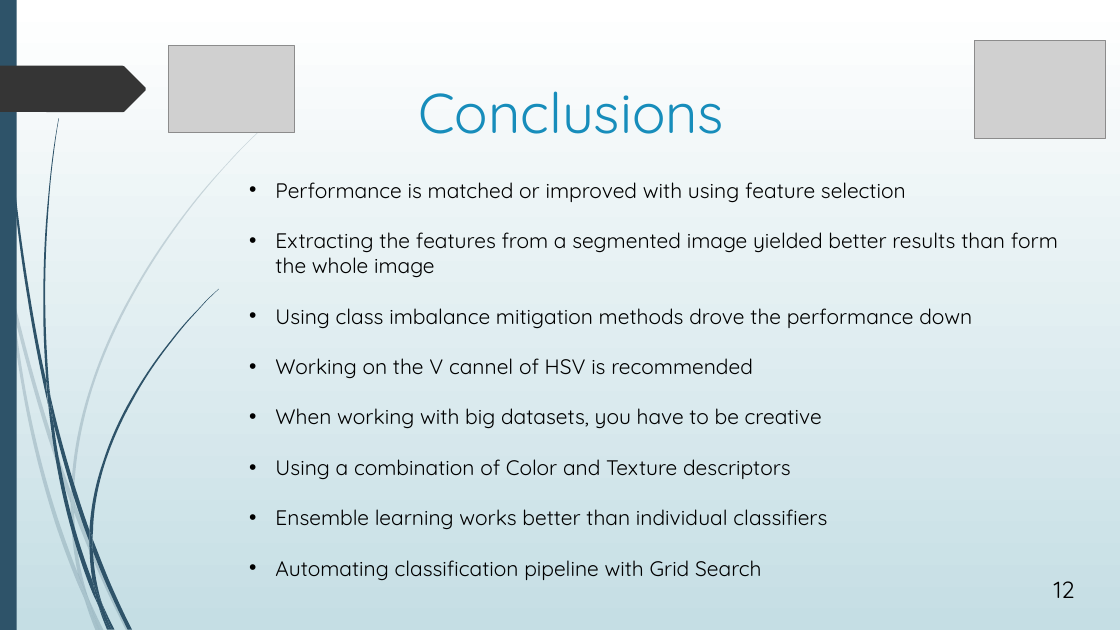
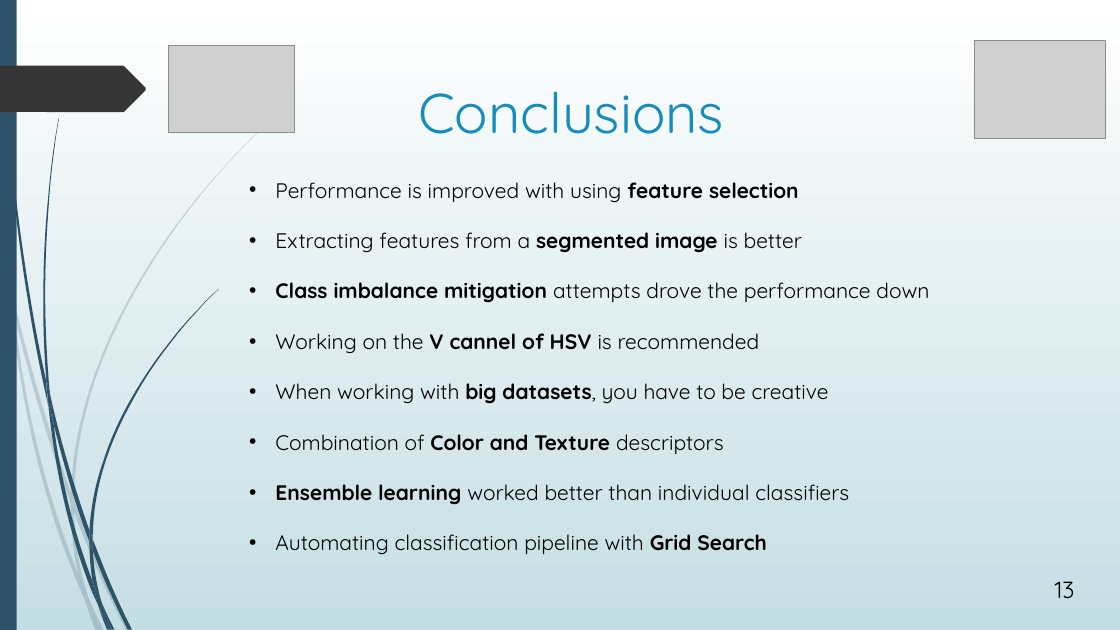
Before and after one commit to avasile96/CAD, a slide deck: slide 13 of Presentation_updated.pptx (slide 12 before the commit). Drawn at 1120x630 pixels with LibreOffice and Linux fonts; fonts in the diff are those of the drawing; grey boxes stand for pictures. Boxes give left, top, right and bottom in pixels: in the first picture for what was removed or moved away, otherwise in the second. Text is boxed around its words. In the diff, an @@ line names an element or a change of style, - is before the commit and + after.

```diff
--- a/Presentation_updated.pptx
+++ b/Presentation_updated.pptx
@@ text at box(275, 182, 929, 303): text changed @@
-• Performance is matched or improved with using feature selection
-• Extracting the features from a segmented image yielded better results than form the whole image
-• Using class imbalance mitigation methods drove the performance down
+• Performance is improved with using feature selection
+• Extracting features from a segmented image is better
+• Class imbalance mitigation attempts drove the performance down
@@ text at box(275, 333, 829, 554): bold on in "V cannel of HSV", "big datasets,", "Grid Search" @@
@@ text at box(275, 434, 849, 505): text changed @@
-• Using a combination of Color and Texture descriptors
-• Ensemble learning works better than individual classifiers
+• Combination of Color and Texture descriptors
+• Ensemble learning worked better than individual classifiers
@@ page number at box(1055, 581, 1075, 599): text changed @@
-12
+13
```
Also in this commit, not shown: 2 other slides changed, 2 slides added, 1 slide removed, 1 other file.
